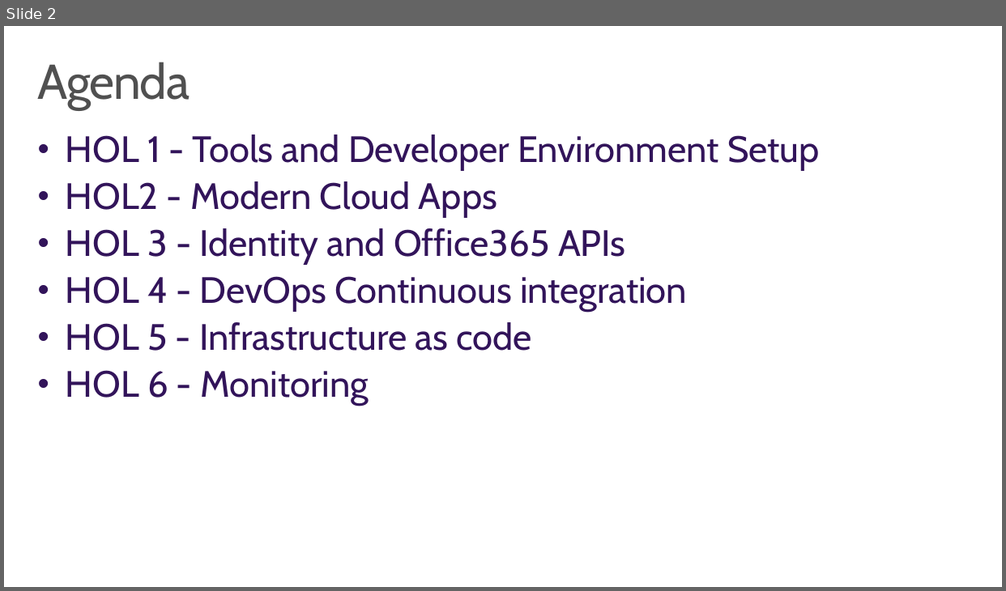
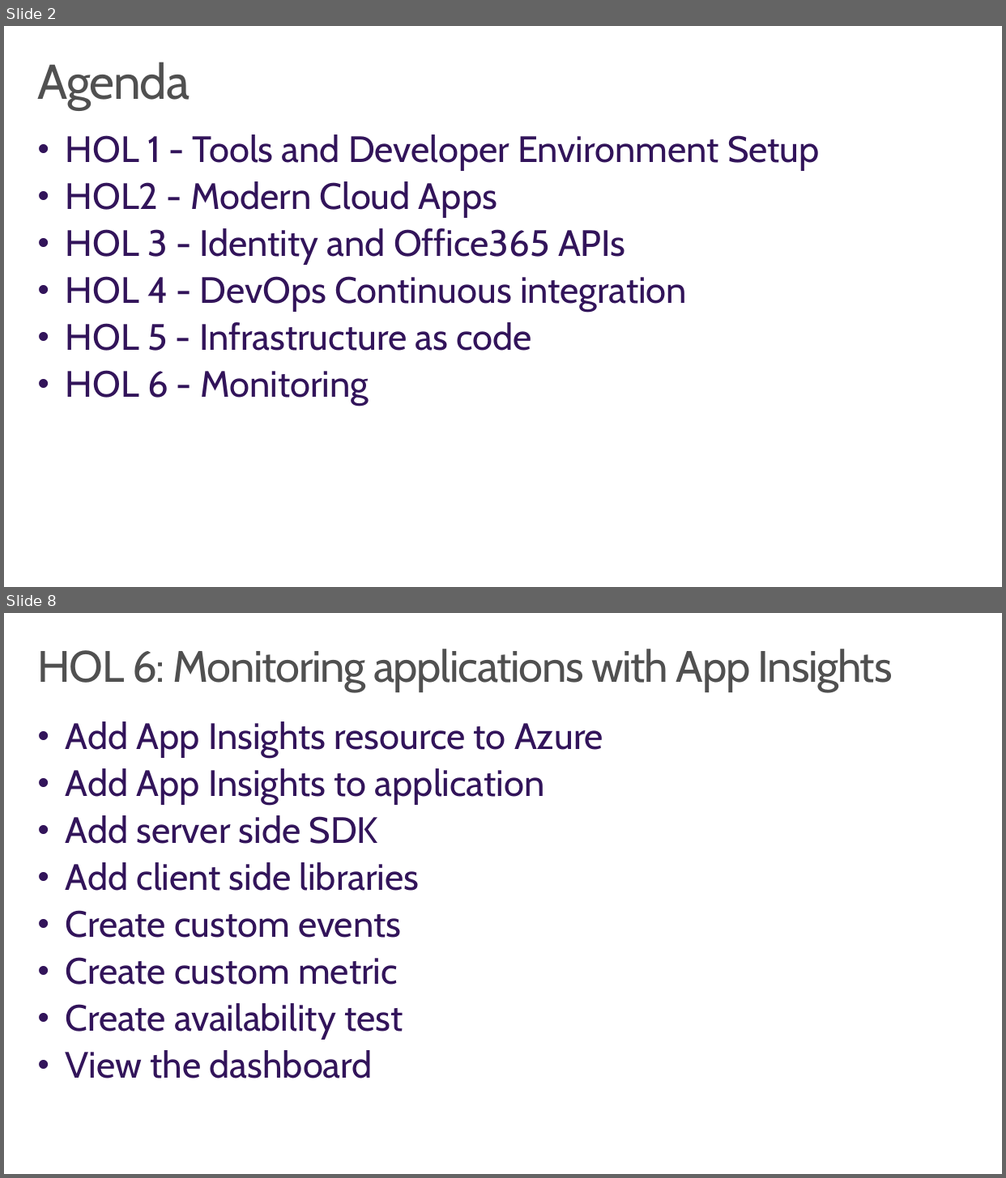
Before and after one commit to wely/DevCamp, a slide deck: Presentation/Module00-Hols.pptx. Shown one above the other, each under a label of ours: slide 2 before the commit, slides 2 and 8 after it; the slides between them are not shown. The pictures are 1006x591 and 1006x1178 pixels, drawn with LibreOffice and Linux fonts; fonts in the diff are those of the drawing; background and template pictures are left out. Boxes give left, top, right and bottom in pixels: in the first picture for what was removed or moved away, otherwise in the second. Text is boxed around its words. In the diff, an @@ line names an element or a change of style, - is before the commit and + after.

```diff
--- a/Presentation/Module00-Hols.pptx
+++ b/Presentation/Module00-Hols.pptx
@@ slide 8 added at box(4, 613, 1002, 1174), background #FFFFFF @@
@@ title added at box(38, 649, 893, 692), 43.2 pt, text #505050 @@
+HOL 6: Monitoring applications with App Insights
@@ text added at box(66, 722, 603, 1079), 36 pt, text #32145A @@
+• Add App Insights resource to Azure
+• Add App Insights to application
+• Add server side SDK
+• Add client side libraries
+• Create custom events
+• Create custom metric
+• Create availability test
+• View the dashboard
```
Also in this commit, not shown: 5 other slides added, 1 slide removed.
